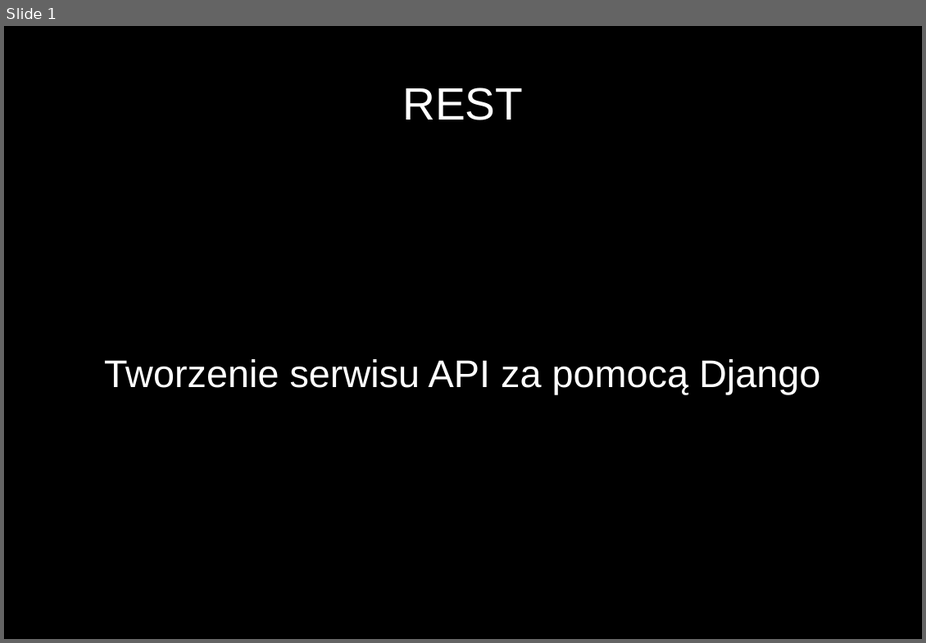
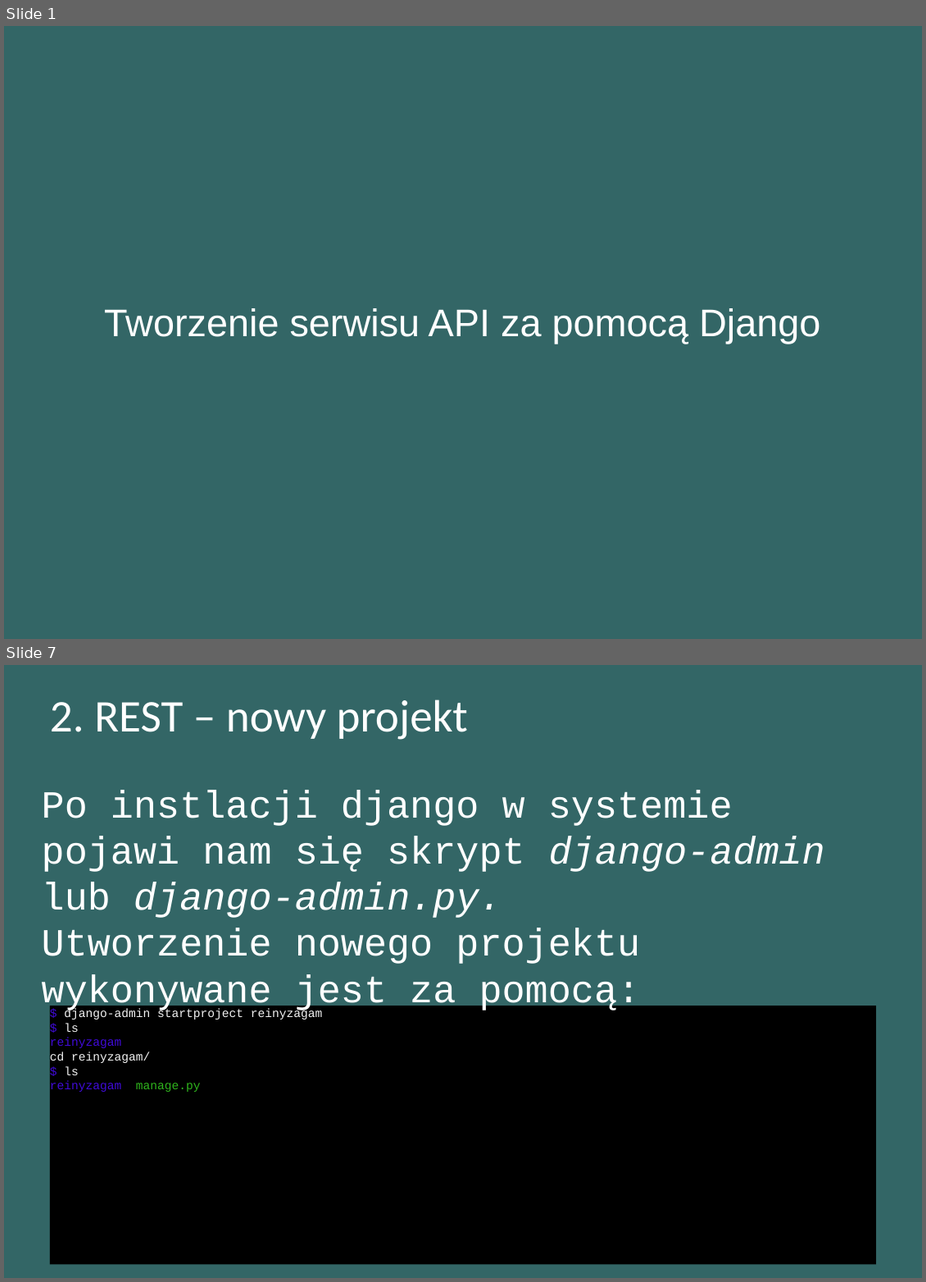
Before and after one commit to matulik/reinyzagam, a slide deck: Docs/presentation.odp. Shown one above the other, each under a label of ours: slide 1 before the commit, slides 1 and 7 after it; the slides between them are not shown. The pictures are 926x643 and 926x1282 pixels, drawn with LibreOffice and Linux fonts; fonts in the diff are those of the drawing. Boxes give left, top, right and bottom in pixels: in the first picture for what was removed or moved away, otherwise in the second. Text is boxed around its words. In the diff, an @@ line names an element or a change of style, - is before the commit and + after.

Commit message:
Base Django project added

```diff
--- a/Docs/presentation.odp
+++ b/Docs/presentation.odp
@@ slide 7 added at [4, 665, 922, 1278], background #336666 @@
@@ title added at [50, 699, 468, 740], 37.7 pt, text #FFFFFF @@
+2. REST – nowy projekt
@@ text added at [42, 790, 826, 1013], 32 pt, text #FFFFFF @@
+Po instlacji django w systemie pojawi nam się skrypt django-admin lub django-admin.py.
+Utworzenie nowego projektu wykonywane jest za pomocą:
@@ subtitle added at [50, 1005, 876, 1264], fill #000000, 10 pt, text #F2F2F2 @@
+$ django-admin startproject reinyzagam
+$ ls
+reinyzagam
+cd reinyzagam/
+$ ls
+reinyzagam manage.py
@@ slide 1 changed as well @@
@@ background #000000 to #336666 @@
@@ title removed at [403, 87, 523, 120] @@
-REST
@@ subtitle "Tworzenie serwisu API za pomocą ...": place and size @@
-subtitle "Tworzenie serwisu API za pomocą ..." at [104, 359, 821, 394]
+subtitle "Tworzenie serwisu API za pomocą ..." at [104, 308, 821, 343]
```
Also in this commit, not shown: 5 other slides added, 5 other files.
